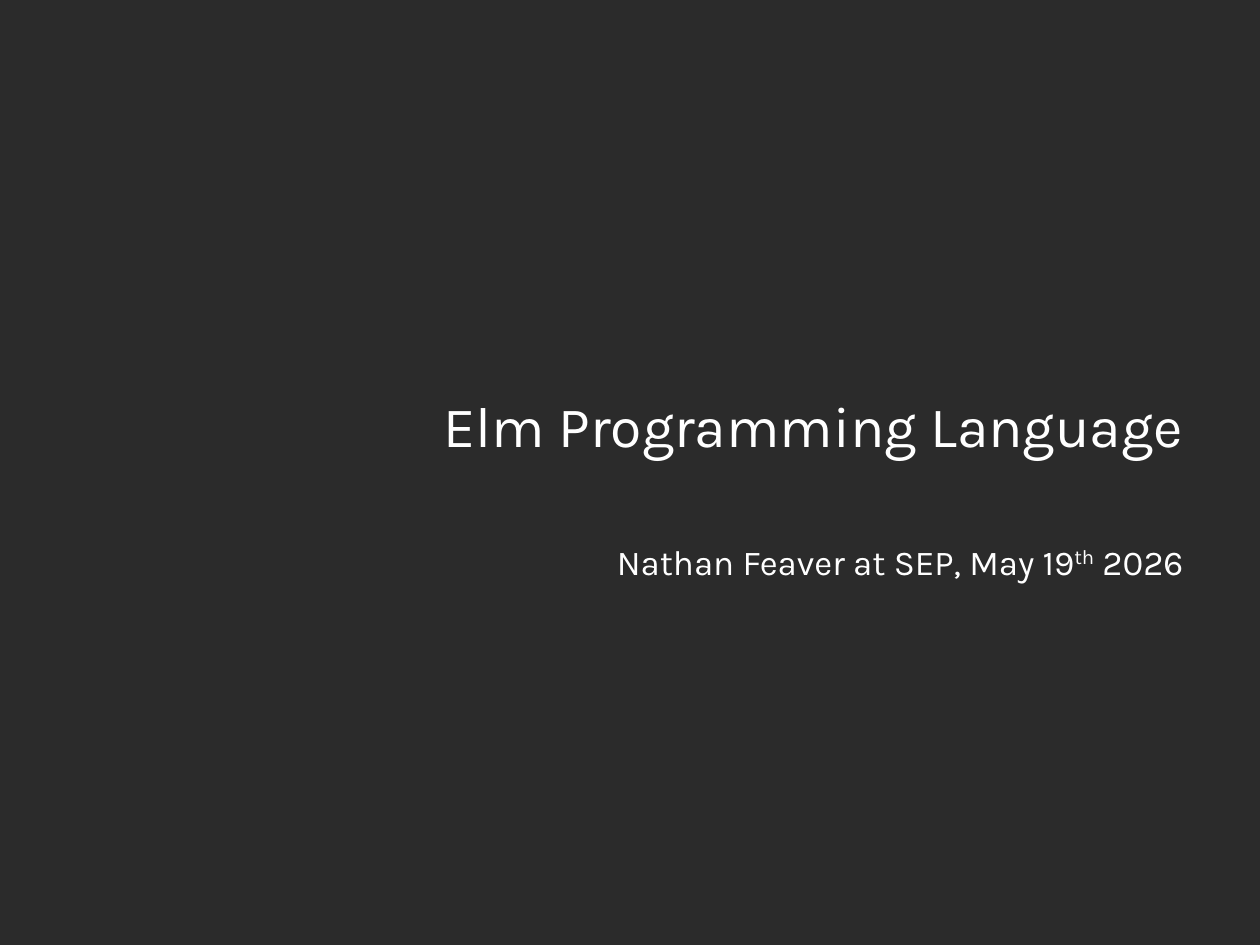
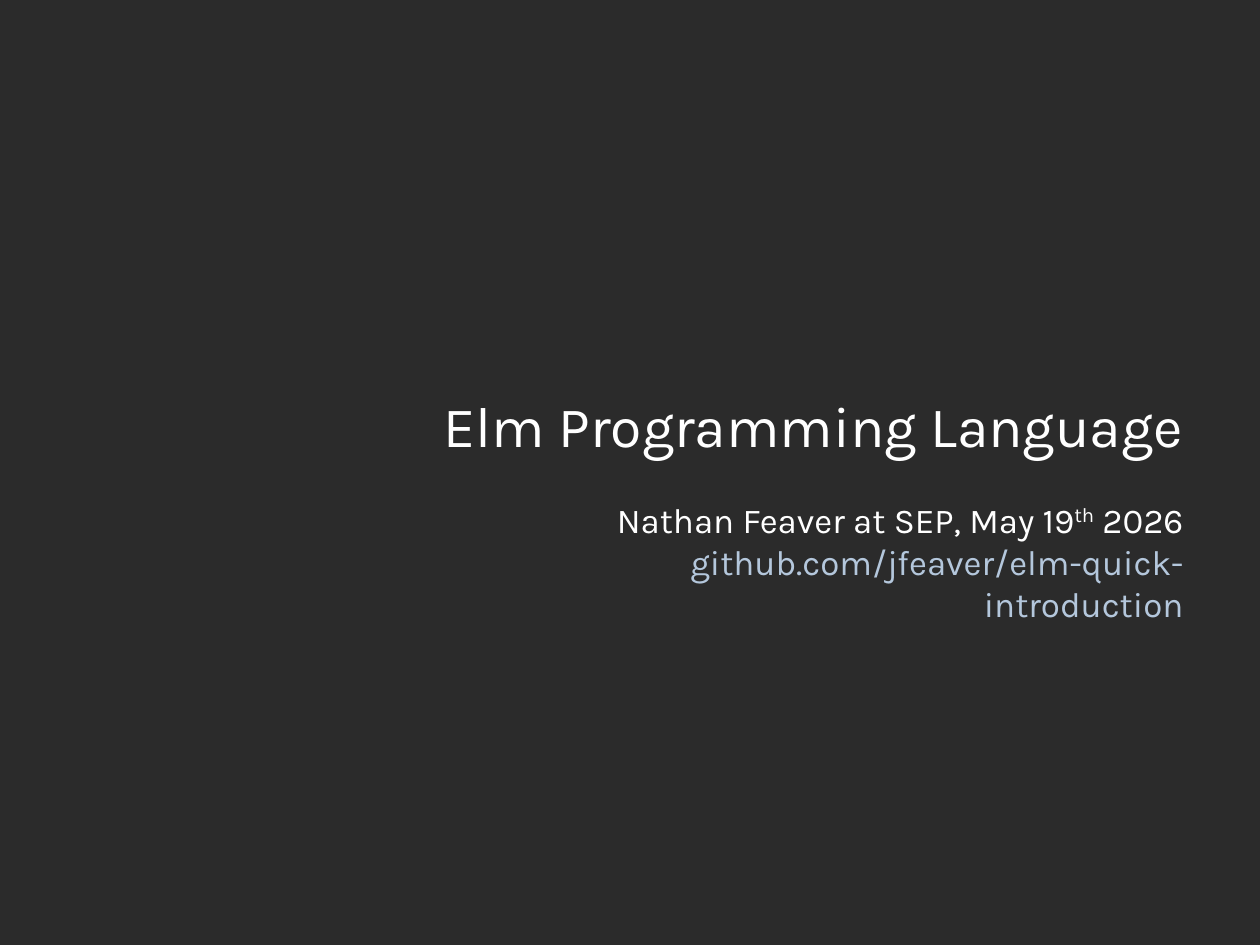
Before and after one commit to jfeaver/elm-quick-introduction, a slide deck: slide 1 of elm-intro.odp. Drawn at 1260x945 pixels with LibreOffice and Linux fonts; fonts in the diff are those of the drawing; background and template pictures are left out; a plain dark background stands for a picture behind light text. Boxes give left, top, right and bottom in pixels: in the first picture for what was removed or moved away, otherwise in the second. Text is boxed around its words. In the diff, an @@ line names an element or a change of style, - is before the commit and + after.

```diff
--- a/elm-intro.odp
+++ b/elm-intro.odp
@@ subtitle "Nathan Feaver at SEP, May ...": place and size @@
-subtitle "Nathan Feaver at SEP, May ..." at (617,551,1183,584)
+subtitle "Nathan Feaver at SEP, May ..." at (617,509,1183,618)
@@ subtitle at (690,549,1183,618): paragraph added @@
+github.com/jfeaver/elm-quick-introduction
```
Also in this commit, not shown: 10 other slides changed, 7 slides added, 3 slides removed, 2 other files.
